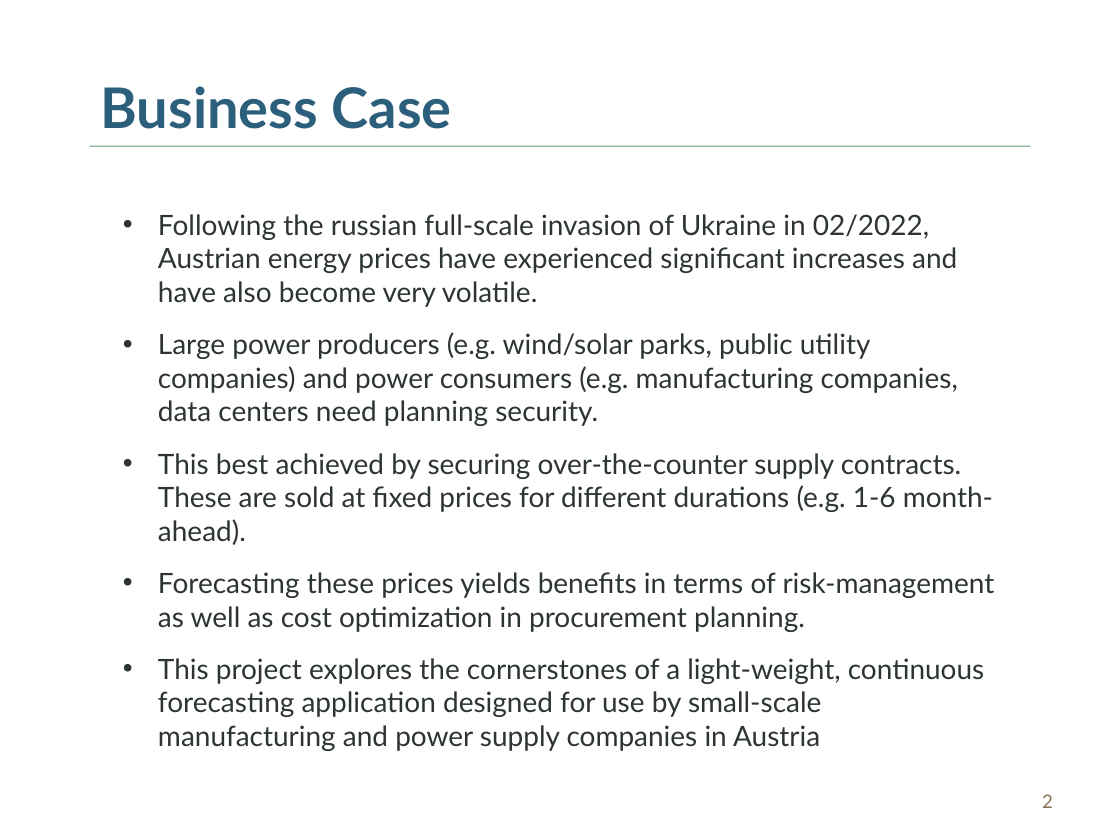
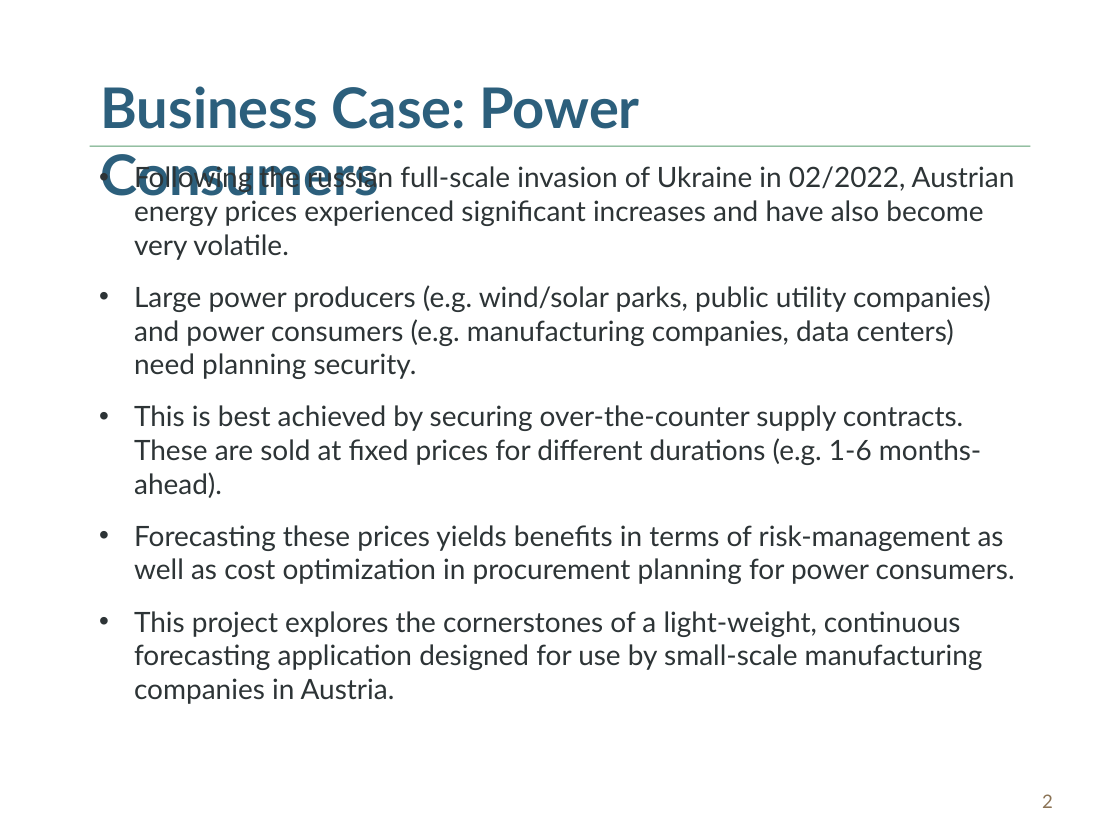
Before and after one commit to Pringlebot/austrian_electricity_prices_capstone, a slide deck: slide 2 of results/capstone_presentation_v09.pptx. Drawn at 1120x840 pixels with LibreOffice and Linux fonts; fonts in the diff are those of the drawing. Boxes give left, top, right and bottom in pixels: in the first picture for what was removed or moved away, otherwise in the second. Text is boxed around its words. In the diff, an @@ line names an element or a change of style, - is before the commit and + after.

```diff
--- a/results/capstone_presentation_v09.pptx
+++ b/results/capstone_presentation_v09.pptx
@@ text at bbox=[101, 86, 640, 204]: text changed @@
-Business Case
+Business Case: Power Consumers
@@ text at bbox=[134, 163, 1015, 704]: text changed @@
-• Following the russian full-scale invasion of Ukraine in 02/2022, Austrian energy prices have experienced significant increases and have also become very volatile.
-• Large power producers (e.g. wind/solar parks, public utility companies) and power consumers (e.g. manufacturing companies, data centers need planning security.
-• This best achieved by securing over-the-counter supply contracts. These are sold at fixed prices for different durations (e.g. 1-6 month-ahead).
-• Forecasting these prices yields benefits in terms of risk-management as well as cost optimization in procurement planning.
-• This project explores the cornerstones of a light-weight, continuous forecasting application designed for use by small-scale manufacturing and power supply companies in Austria
+• Following the russian full-scale invasion of Ukraine in 02/2022, Austrian energy prices experienced significant increases and have also become very volatile.
+• Large power producers (e.g. wind/solar parks, public utility companies) and power consumers (e.g. manufacturing companies, data centers) need planning security.
+• This is best achieved by securing over-the-counter supply contracts. These are sold at fixed prices for different durations (e.g. 1-6 months-ahead).
+• Forecasting these prices yields benefits in terms of risk-management as well as cost optimization in procurement planning for power consumers.
+• This project explores the cornerstones of a light-weight, continuous forecasting application designed for use by small-scale manufacturing companies in Austria.
```
Also in this commit, not shown: 6 other slides changed, 7 slides added, 2 slides removed, 10 other files.
